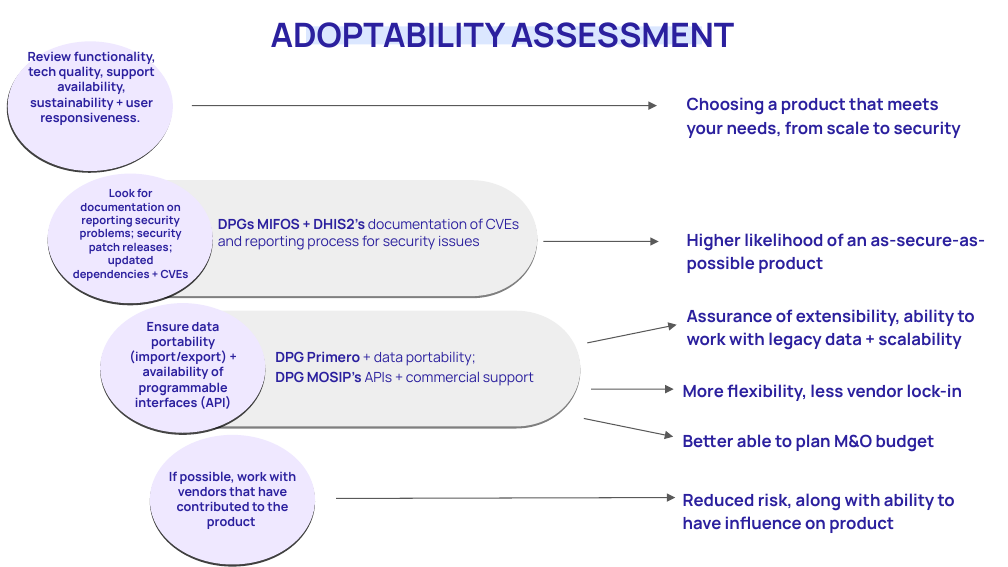
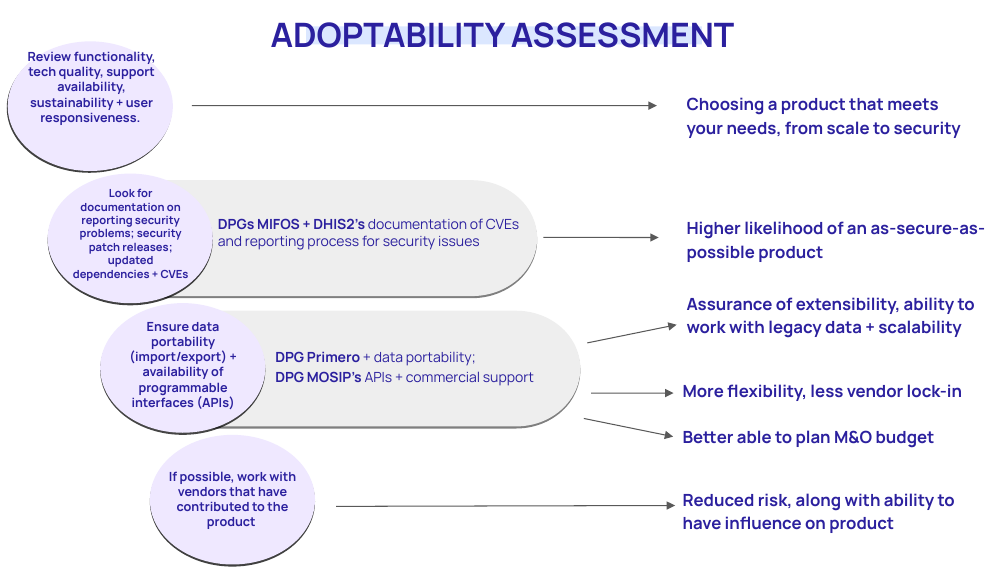
Before and after one commit to unicef/publicgoods-toolkit, a slide deck: slide 10 of dpg-toolkit-overview.odp. Drawn at 1008x567 pixels with LibreOffice and Linux fonts; fonts in the diff are those of the drawing. Boxes give left, top, right and bottom in pixels: in the first picture for what was removed or moved away, otherwise in the second. Text is boxed around its words. In the diff, an @@ line names an element or a change of style, - is before the commit and + after.

```diff
--- a/dpg-toolkit-overview.odp
+++ b/dpg-toolkit-overview.odp
@@ text "Higher likelihood of an as-secure-as-possible ...": place and size @@
-text "Higher likelihood of an as-secure-as-possible ..." at box(687, 233, 986, 273)
+text "Higher likelihood of an as-secure-as-possible ..." at box(687, 221, 986, 262)
@@ arrow moved from (543, 242) - (658, 242) to (543, 238) - (658, 238) @@
@@ text "Assurance of extensibility, ability to ...": place and size @@
-text "Assurance of extensibility, ability to ..." at box(687, 309, 975, 350)
+text "Assurance of extensibility, ability to ..." at box(687, 297, 975, 338)
@@ text at box(129, 322, 235, 409): text changed @@
-Ensure data portability (import/export) + availability of programmable interfaces (API)
+Ensure data portability (import/export) + availability of programmable interfaces (APIs)
@@ arrow moved from (591, 389) - (673, 389) to (591, 393) - (673, 393) @@
@@ text "Better able to plan M&O ...": place and size @@
-text "Better able to plan M&O ..." at box(683, 434, 935, 452)
+text "Better able to plan M&O ..." at box(683, 430, 935, 448)
@@ arrow moved from (336, 498) - (675, 498) to (336, 506) - (675, 505) @@
```
Also in this commit, not shown: 8 other slides changed, 1 other file.
